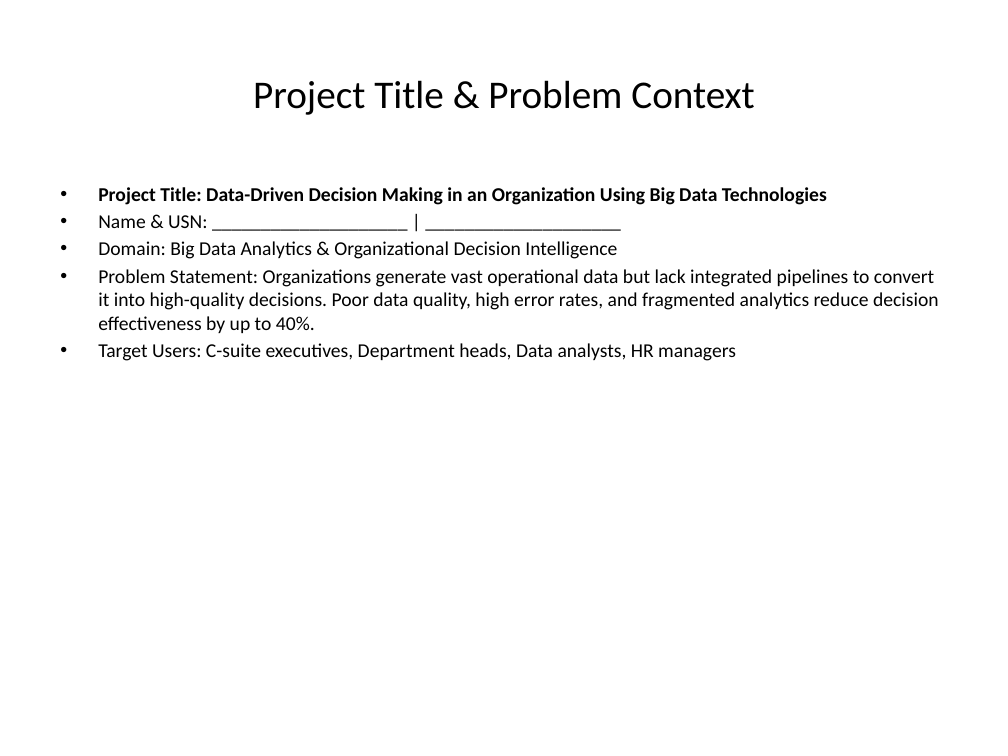
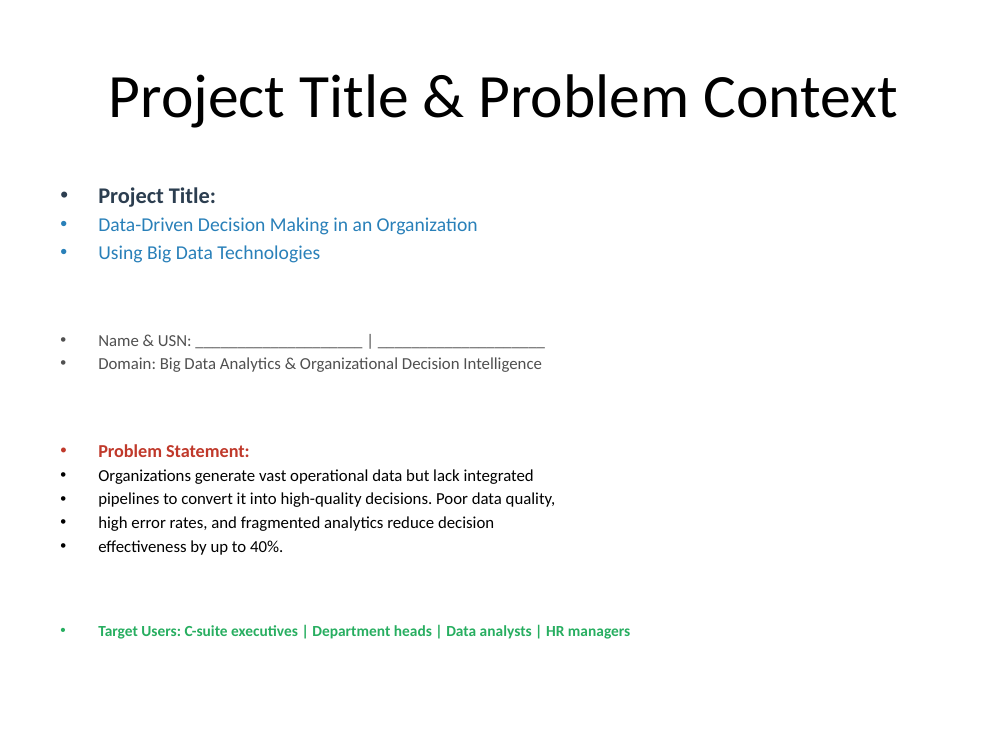
Before and after one commit to Shivshankar8261/data-driven-decision-bigdata, a slide deck: slide 1 of BDCCT_PPT.pptx. Drawn at 1008x756 pixels with LibreOffice and Linux fonts; fonts in the diff are those of the drawing. Boxes give left, top, right and bottom in pixels: in the first picture for what was removed or moved away, otherwise in the second. Text is boxed around its words. In the diff, an @@ line names an element or a change of style, - is before the commit and + after.

```diff
--- a/BDCCT_PPT.pptx
+++ b/BDCCT_PPT.pptx
@@ title "Project Title & Problem Context" at (x1=109, y1=74, x2=897, y2=128): size 28 to 44 pt @@
@@ text at (x1=98, y1=187, x2=478, y2=263): text changed; text colour #000000 to #2980B9; bold off @@
-• Project Title: Data-Driven Decision Making in an Organization Using Big Data Technologies
+• Project Title:
+• Data-Driven Decision Making in an Organization
+• Using Big Data Technologies
@@ text at (x1=98, y1=335, x2=542, y2=372): size 14 to 12 pt, text colour #000000 to #505050 in "Name & USN: ____________________ | ____________________", "Domain: Big Data Analytics & Organizational Decision ..." @@
@@ text at (x1=98, y1=444, x2=630, y2=639): text changed; size 14 to 12 pt @@
-• Problem Statement: Organizations generate vast operational data but lack integrated pipelines to convert it into high-quality decisions. Poor data quality, high error rates, and fragmented analytics reduce decision effectiveness by up to 40%.
-• Target Users: C-suite executives, Department heads, Data analysts, HR managers
+• Problem Statement:
+• Organizations generate vast operational data but lack integrated
+• pipelines to convert it into high-quality decisions. Poor data quality,
+• high error rates, and fragmented analytics reduce decision
+• effectiveness by up to 40%.
+• Target Users: C-suite executives | Department heads | Data analysts | HR managers
```
Also in this commit, not shown: 5 other slides changed, 5 other files.
